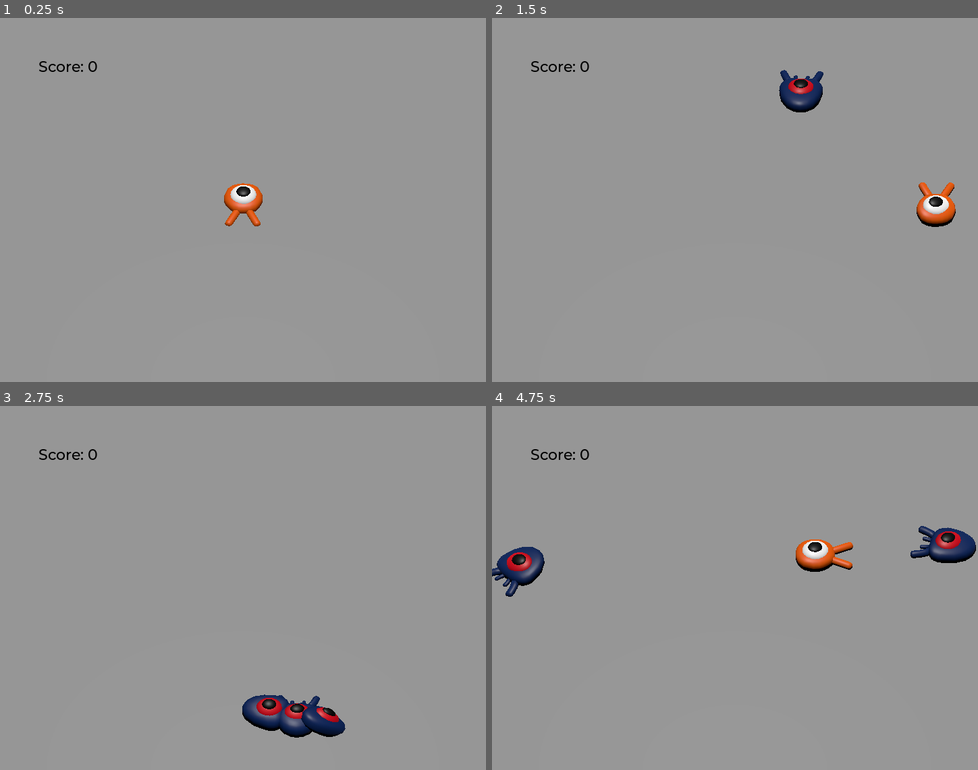
Above: before the commit, frames 1-4 (two rows, left to right).
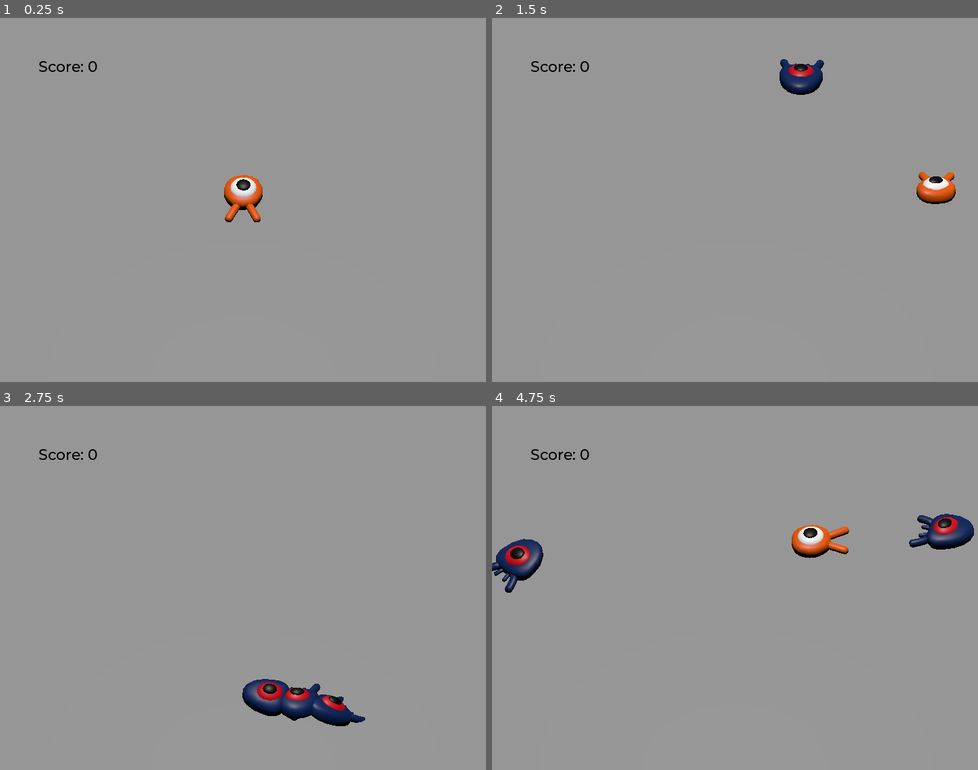
Above: after the commit, the same moments.

Repository: lampealex888/3d_squash_the_creeps_starter
Game: Godot game, scene res://main.tscn
Same seed, same stepped clock (60 frames per second), same inputs: the game is played once before the commit and once after it.
Inputs:
- Up to frame 1 (0.25 s): no input
- Up to frame 2 (1.5 s): tap Enter (ui_accept) at 0.5 s; hold Right (move_right) 0.53-1.28 s; tap Space (jump) at 0.6, 0.77, 1.07, 1.35 s; hold Down (move_back) from 1.28 s (still down)
- Up to frame 3 (2.75 s): tap Space (jump) at 1.52, 1.82, 2.1 s; release Down (move_back) at 2.03 s; hold Right (move_right) from 2.03 s (still down)
- Up to frame 4 (4.75 s): release Right (move_right) at 2.78 s; hold Up (move_forward) 2.78-3.53 s; tap Space (jump) at 2.85, 3.02, 3.32, 3.6, 3.77, 4.07, 4.35, 4.52 s; hold Left (move_left) from 3.53 s (still down)

The runs differ from the first frame. In frame 1, 0.8% of the frame differs, in the area x 46-55%, y 43-58%; in frame 2, 1.9%; in frame 3, 2.6%; in frame 4, 3.5%, in the area x 0-100%, y 29-53%.

Commit message:
Finish tutorial

Diff:
--- a/mob.gd
+++ b/mob.gd
@@ -15,6 +15,7 @@
 	var random_speed = randi_range(min_speed, max_speed)
 	velocity = Vector3.FORWARD * random_speed
 	velocity = velocity.rotated(Vector3.UP, rotation.y)
+	$AnimationPlayer.speed_scale = random_speed / min_speed
 
 
 func _on_visible_on_screen_notifier_3d_screen_exited() -> void:
--- a/mob.tscn
+++ b/mob.tscn
@@ -1,10 +1,44 @@
-[gd_scene load_steps=4 format=3 uid="uid://b30oidpgl37tn"]
+[gd_scene load_steps=6 format=3 uid="uid://b30oidpgl37tn"]
 
 [ext_resource type="PackedScene" uid="uid://bicorb7we351t" path="res://art/mob.glb" id="1_dy6sc"]
 [ext_resource type="Script" uid="uid://da63ovharybya" path="res://mob.gd" id="1_nokgg"]
 
 [sub_resource type="BoxShape3D" id="BoxShape3D_dy6sc"]
 size = Vector3(1.69466, 0.723389, 1.73029)
+
+[sub_resource type="Animation" id="Animation_nokgg"]
+resource_name = "float"
+length = 1.2
+loop_mode = 1
+tracks/0/type = "value"
+tracks/0/imported = false
+tracks/0/enabled = true
+tracks/0/path = NodePath("Pivot/Character:position")
+tracks/0/interp = 1
+tracks/0/loop_wrap = true
+tracks/0/keys = {
+"times": PackedFloat32Array(0.3, 0.7, 1.1),
+"transitions": PackedFloat32Array(0.482968, 2.21914, 1),
+"update": 0,
+"values": [Vector3(0, 0.5, 0), Vector3(0, 1.15, 0), Vector3(0, 0.85, 0)]
+}
+tracks/1/type = "value"
+tracks/1/imported = false
+tracks/1/enabled = true
+tracks/1/path = NodePath("Pivot/Character:rotation")
+tracks/1/interp = 1
+tracks/1/loop_wrap = true
+tracks/1/keys = {
+"times": PackedFloat32Array(0.1, 0.501639, 0.9),
+"transitions": PackedFloat32Array(0.482968, 2.21914, 1),
+"update": 0,
+"values": [Vector3(0, 0, 0), Vector3(0.139626, 0, 0), Vector3(-0.15708, 0, 0)]
+}
+
+[sub_resource type="AnimationLibrary" id="AnimationLibrary_ubaqv"]
+_data = {
+&"float": SubResource("Animation_nokgg")
+}
 
 [node name="Mob" type="CharacterBody3D" groups=["mob"]]
 collision_layer = 2
@@ -14,6 +48,7 @@
 [node name="Pivot" type="Node3D" parent="."]
 
 [node name="Character" parent="Pivot" instance=ExtResource("1_dy6sc")]
+transform = Transform3D(1, 0, 0, 0, 0.999229, 0.0392598, 0, -0.0392598, 0.999229, 0, 0.7625, 0)
 
 [node name="CollisionShape3D" type="CollisionShape3D" parent="."]
 transform = Transform3D(1, 0, 0, 0, 1, 0, 0, 0, 1, 0.0181198, 0.283149, 0.0661926)
@@ -23,4 +58,10 @@
 transform = Transform3D(1, 0, 0, 0, 1, 0, 0, 0, 1, 0, 0.312899, 0.314091)
 aabb = AABB(-1.26042, -0.639047, -1.7257, 2.52084, 1.27809, 3.45139)
 
+[node name="AnimationPlayer" type="AnimationPlayer" parent="."]
+libraries = {
+&"": SubResource("AnimationLibrary_ubaqv")
+}
+autoplay = "float"
+
 [connection signal="screen_exited" from="VisibleOnScreenNotifier3D" to="." method="_on_visible_on_screen_notifier_3d_screen_exited"]
--- a/player.gd
+++ b/player.gd
@@ -19,6 +19,11 @@
 		direction.z += 1
 	if Input.is_action_pressed("move_forward"):
 		direction.z -= 1
+
+	if direction != Vector3.ZERO:
+		$AnimationPlayer.speed_scale = 4
+	else:
+		$AnimationPlayer.speed_scale = 1
 
 	if is_on_floor() and Input.is_action_just_pressed("jump"):
 		target_velocity.y = jump_impulse
@@ -47,6 +52,8 @@
 				target_velocity.y = bounce_impulse
 				break
 
+	$Pivot.rotation.x = PI / 6 * velocity.y / jump_impulse
+
 
 func die():
 	hit.emit()
--- a/player.tscn
+++ b/player.tscn
@@ -14,9 +14,61 @@
 resource_name = "float"
 length = 1.2
 loop_mode = 1
+tracks/0/type = "value"
+tracks/0/imported = false
+tracks/0/enabled = true
+tracks/0/path = NodePath("Pivot/Character:position")
+tracks/0/interp = 1
+tracks/0/loop_wrap = true
+tracks/0/keys = {
+"times": PackedFloat32Array(0.3, 0.7, 1.1),
+"transitions": PackedFloat32Array(0.482968, 2.21914, 1),
+"update": 0,
+"values": [Vector3(0, 0.5, 0), Vector3(0, 1.15, 0), Vector3(0, 0.85, 0)]
+}
+tracks/1/type = "value"
+tracks/1/imported = false
+tracks/1/enabled = true
+tracks/1/path = NodePath("Pivot/Character:rotation")
+tracks/1/interp = 1
+tracks/1/loop_wrap = true
+tracks/1/keys = {
+"times": PackedFloat32Array(0.1, 0.501639, 0.9),
+"transitions": PackedFloat32Array(0.482968, 2.21914, 1),
+"update": 0,
+"values": [Vector3(0, 0, 0), Vector3(0.139626, 0, 0), Vector3(-0.15708, 0, 0)]
+}
+
+[sub_resource type="Animation" id="Animation_i3pqv"]
+length = 0.001
+tracks/0/type = "value"
+tracks/0/imported = false
+tracks/0/enabled = true
+tracks/0/path = NodePath("Pivot/Character:position")
+tracks/0/interp = 1
+tracks/0/loop_wrap = true
+tracks/0/keys = {
+"times": PackedFloat32Array(0),
+"transitions": PackedFloat32Array(1),
+"update": 0,
+"values": [Vector3(0, 0.5, 0)]
+}
+tracks/1/type = "value"
+tracks/1/imported = false
+tracks/1/enabled = true
+tracks/1/path = NodePath("Pivot/Character:rotation")
+tracks/1/interp = 1
+tracks/1/loop_wrap = true
+tracks/1/keys = {
+"times": PackedFloat32Array(0),
+"transitions": PackedFloat32Array(1),
+"update": 0,
+"values": [Vector3(0, 0, 0)]
+}
 
 [sub_resource type="AnimationLibrary" id="AnimationLibrary_i3pqv"]
 _data = {
+&"RESET": SubResource("Animation_i3pqv"),
 &"float": SubResource("Animation_onrkg")
 }
 
@@ -27,6 +79,7 @@
 [node name="Pivot" type="Node3D" parent="."]
 
 [node name="Character" parent="Pivot" instance=ExtResource("1_4flbx")]
+transform = Transform3D(1, 0, 0, 0, 1, 0, 0, 0, 1, 0, 0.5, 0)
 
 [node name="CollisionShape3D" type="CollisionShape3D" parent="."]
 transform = Transform3D(1, 0, 0, 0, 1, 0, 0, 0, 1, 0, 0.8, 0)
Not shown: 1 places in player.tscn that only renumber resources
